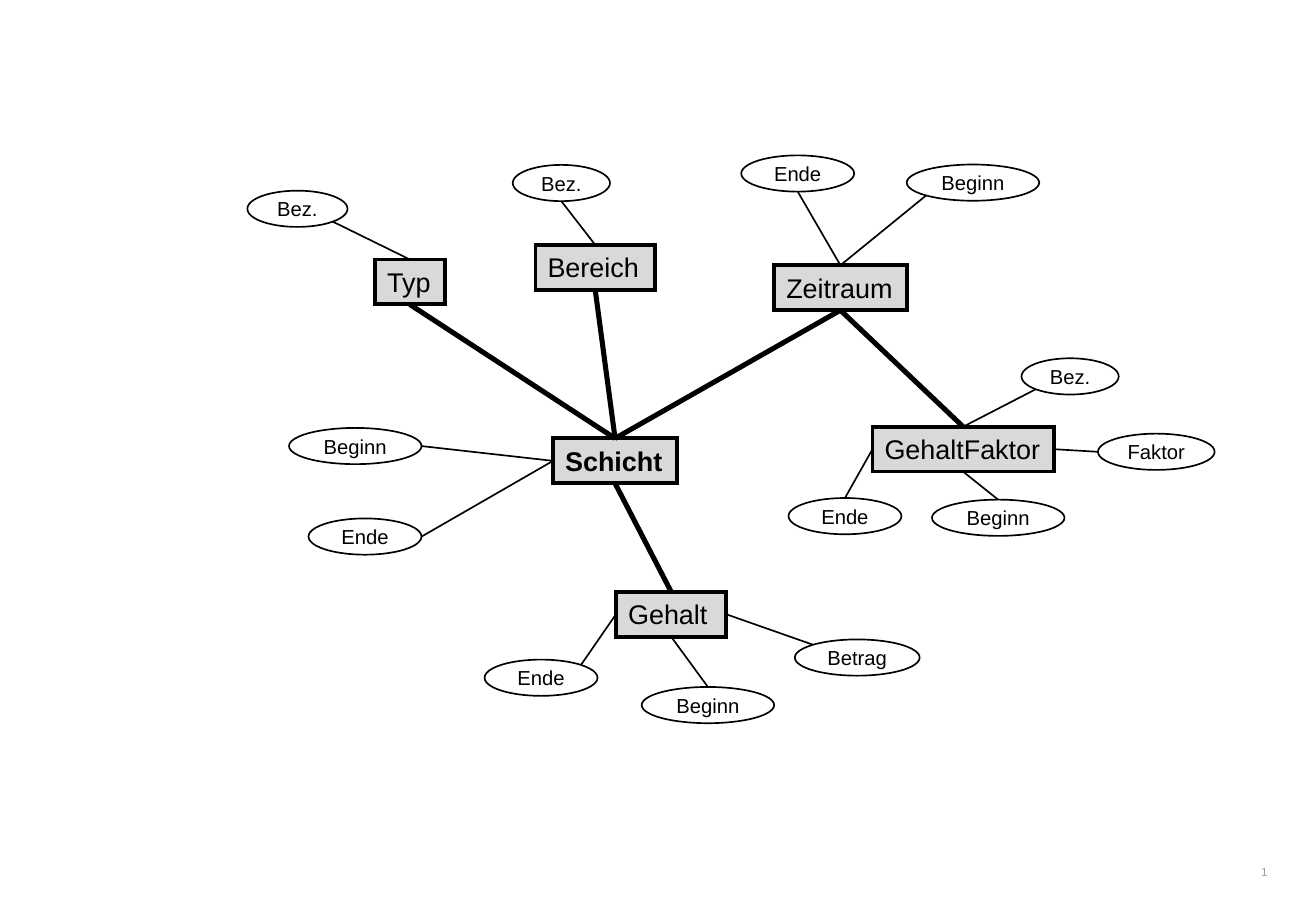
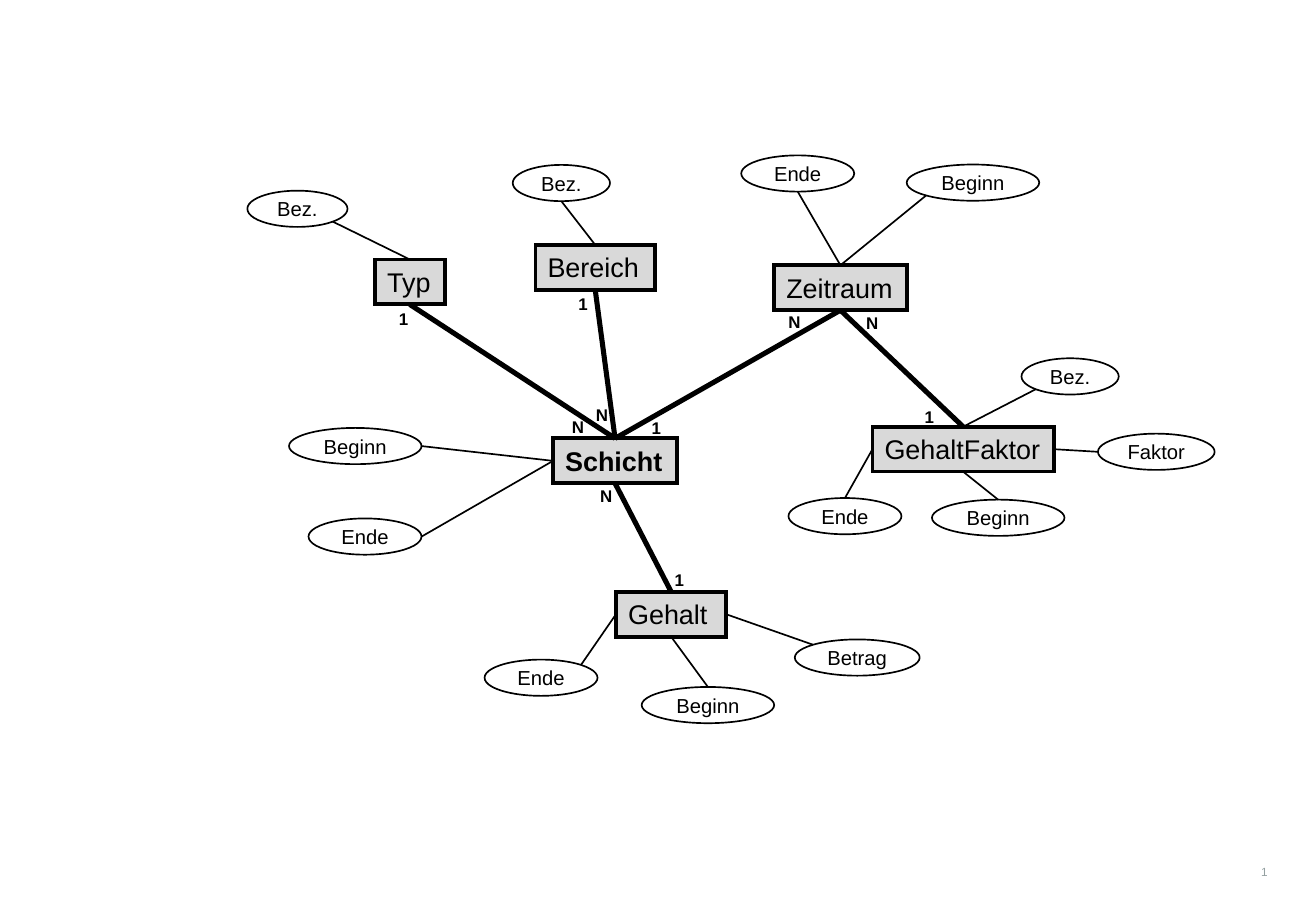
Before and after one commit to KotschM/AZNPano, a slide deck: slide 1 of Unterlagen/ERDiagramm.pptx. Drawn at 1316x911 pixels with LibreOffice and Linux fonts; fonts in the diff are those of the drawing. Boxes give left, top, right and bottom in pixels: in the first picture for what was removed or moved away, otherwise in the second. Text is boxed around its words. In the diff, an @@ line names an element or a change of style, - is before the commit and + after.

```diff
--- a/Unterlagen/ERDiagramm.pptx
+++ b/Unterlagen/ERDiagramm.pptx
@@ text added at (x1=578, y1=298, x2=587, y2=310), 10 pt, text #000000, bold @@
+1
@@ text added at (x1=399, y1=313, x2=408, y2=325), 10 pt, text #000000, bold @@
+1
@@ text added at (x1=788, y1=316, x2=800, y2=333), 10 pt, text #000000, bold @@
+N
@@ text added at (x1=866, y1=317, x2=878, y2=334), 10 pt, text #000000, bold @@
+N
@@ text added at (x1=572, y1=419, x2=584, y2=437), 10 pt, text #000000, bold @@
+N
@@ text added at (x1=596, y1=409, x2=608, y2=425), 10 pt, text #000000, bold @@
+N
@@ text added at (x1=925, y1=411, x2=934, y2=427), 10 pt, text #000000, bold @@
+1
@@ text added at (x1=652, y1=421, x2=661, y2=439), 10 pt, text #000000, bold @@
+1
@@ text added at (x1=600, y1=490, x2=612, y2=502), 10 pt, text #000000, bold @@
+N
@@ text added at (x1=675, y1=574, x2=684, y2=586), 10 pt, text #000000, bold @@
+1
```
Also in this commit, not shown: 2 other files.
